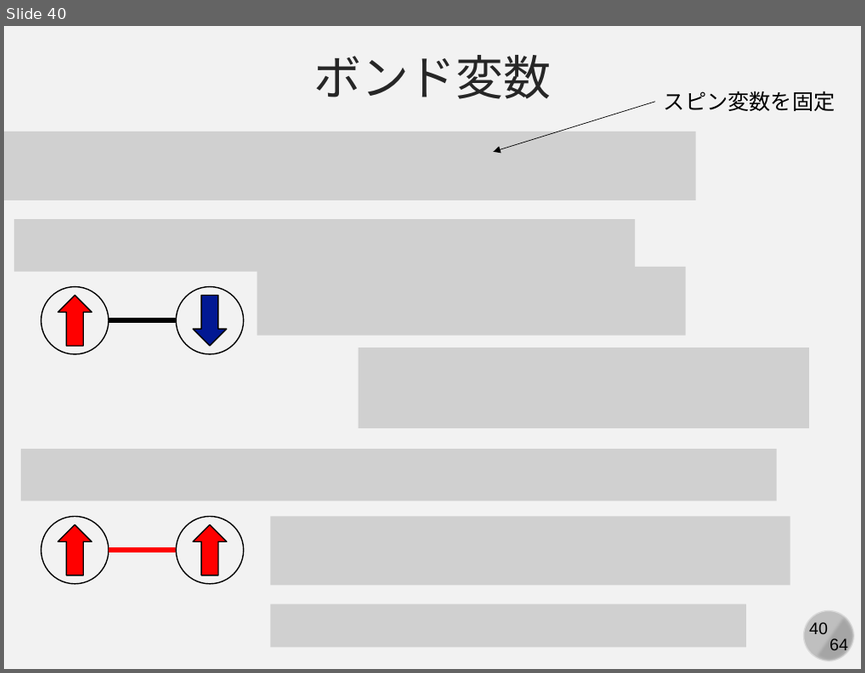
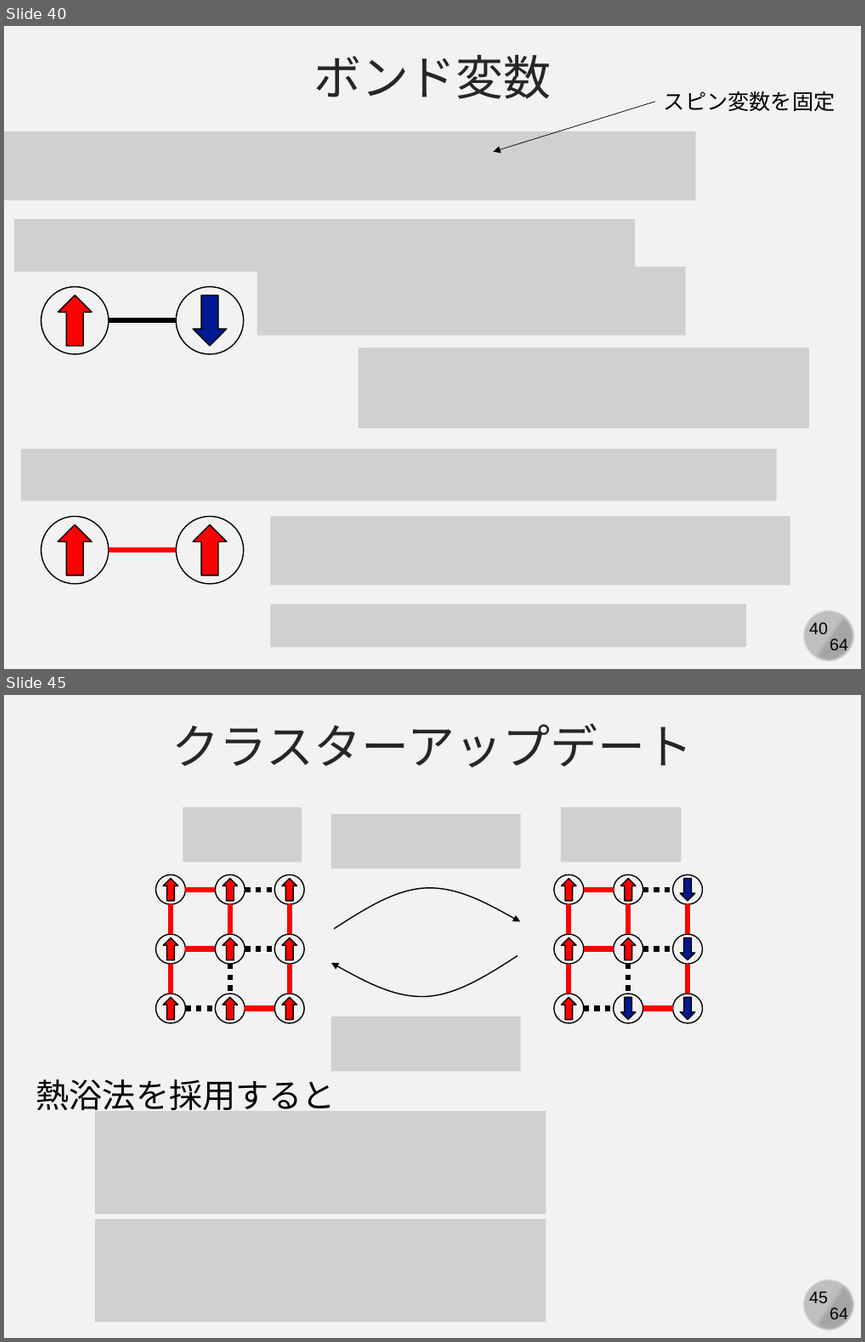
Before and after one commit to kaityo256/simulation_engineering, a slide deck: 04_mc_advanced/simulation04.pptx. Shown one above the other, each under a label of ours: slide 40 before the commit, slides 40 and 45 after it; the slides between them are not shown. The pictures are 865x673 and 865x1342 pixels, drawn with LibreOffice and Linux fonts; fonts in the diff are those of the drawing; grey boxes stand for pictures. Boxes give left, top, right and bottom in pixels: in the first picture for what was removed or moved away, otherwise in the second. Text is boxed around its words. In the diff, an @@ line names an element or a change of style, - is before the commit and + after.

```diff
--- a/04_mc_advanced/simulation04.pptx
+++ b/04_mc_advanced/simulation04.pptx
@@ slide 45 added at (4,695,861,1338), background #F2F2F2; not listed: 4 template elements that a slide beside it also shows @@
@@ text added at (172,723,692,767), 40 pt, text #262626 @@
+クラスターアップデート
@@ picture added at (183,807,302,862) @@
@@ picture added at (331,814,521,869) @@
@@ picture added at (561,807,681,862) @@
@@ freeform shape added at (334,888,520,929), outline #000000 1 pt @@
@@ group added at (155,875,305,1023): 12 lines, 9 ellipses, 9 down arrows @@
@@ freeform shape added at (331,955,517,997), outline #000000 1 pt @@
@@ group added at (554,875,703,1023): 12 lines, 9 ellipses, 9 down arrows @@
@@ picture added at (331,1016,521,1072) @@
@@ text added at (36,1079,336,1110), 28 pt, text #000000 @@
+熱浴法を採用すると
@@ picture added at (95,1111,545,1213) @@
@@ picture added at (95,1219,545,1321) @@
```
Also in this commit, not shown: 1 slide changed, 11 other slides added.
